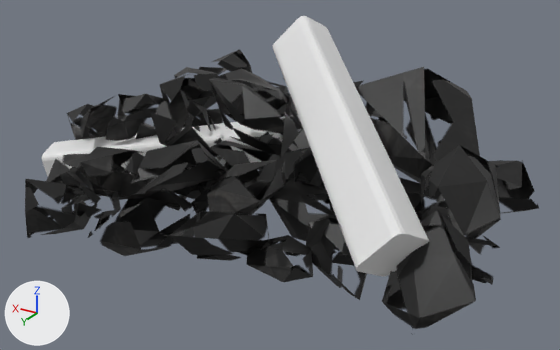
Two versions of the FBX model oldgoldmine-game/Assets/Models/Obstacles/ObstacleBottom/obstacle_bottom.fbx, one commit apart.
Camera for both pictures: a camera (50 mm lens) standing at (-3.58, 5.08, 2.78) and looking at (-0.23, -0.5, -0.01). The axes (+X, +Y, +Z) are drawn at lower left. The lights are the same throughout. Where no turn or scale is listed for an object, it has been applied to the vertices.

The first picture shows 'Debris', 'WoodSegment1', 'WoodSegment2'.
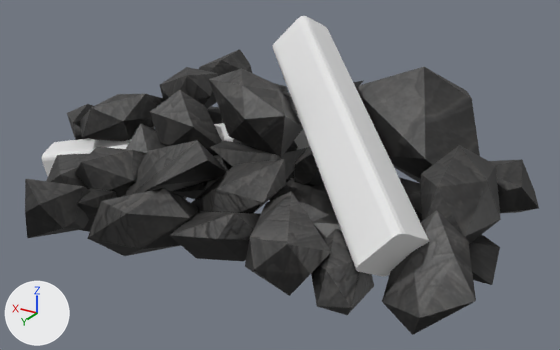
The edits, one by one:
me_cone_005 has 492 vertices, 808 faces and spans x -2.41..2.3, y -1.81..2.28, z -0.42..0.91.
me_cone_005 is used by ob_debris; location (0.0, -0.852, 0.0).
me_cone_005 part 1: 25 of 492 vertices moved; they spanned x -1.62..-0.7, y 1.11..1.89, z -0.25..0.32 and now span x -1.65..-0.71, y 1.09..2.0, z -0.36..0.36; mean shift (-0.06, 0.06, 0.01); largest move (-1.27, 1.89, 0.1) -> (-0.71, 1.36, 0.24).
me_cone_005 part 2: 808 kept faces spanning x -2.41..2.3, y -1.81..2.28, z -0.42..0.91 get new texture (UV) coordinates.

What differs and where, as boxes (x1, y1, x2, y2) in the pictures (560 x 350 px; the box of a moved part takes in the faces that stretch with it):
part 1 of me_cone_005, moved or reshaped
    before: (212, 163, 367, 300)
    after: (212, 159, 374, 315)
part 2 of me_cone_005, surface changed
    both: (25, 49, 539, 335)
